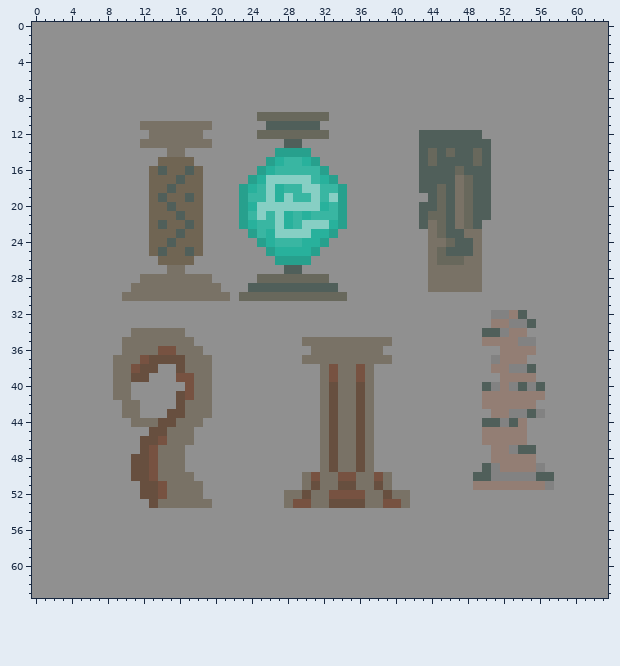
Two versions of one pixel-art file, Assets/Art/Kayk/DrawingFiles/Art001.aseprite. The first picture shows the starting point.
64x64 pixels, 1 frame.
Once edited:
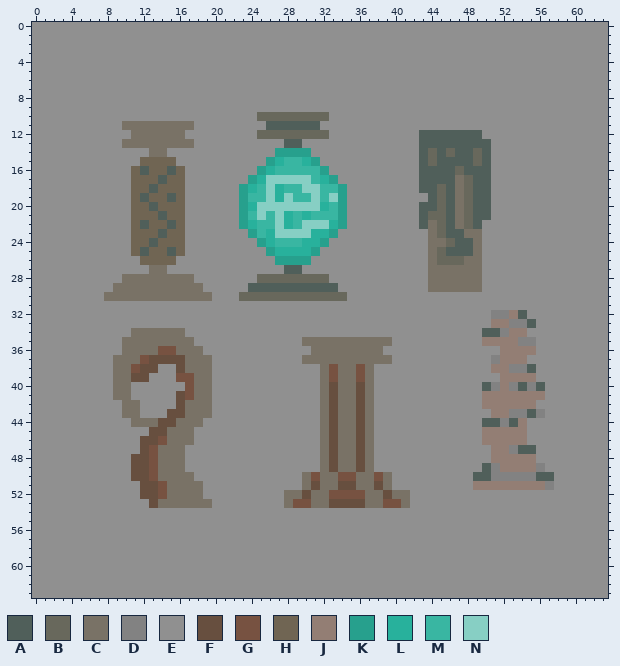
Palette (. is transparent): A #505f5a  B #68685c  C #797266  D #828282  E #909090  F #674f3f  G #775241  H #706553  J #937e74  K #27a08d  L #28b19c  M #39b6a2  N #87cfc4
Author's note on the commit: Something happened, needed to do something to stage it
The edit:
{"where": "layer \"LizardLever\""}
{"y":11,"x":10,"old":"EE","new":"CC"}
{"y":11,"x":18,"old":"CC","new":"EE"}
{"y":12,"x":11,"old":"EE","new":"CC"}
{"y":12,"x":17,"old":"CC","new":"EE"}
{"y":13,"x":10,"old":"EE","new":"CC"}
{"y":13,"x":18,"old":"CC","new":"EE"}
{"y":14,"x":13,"old":"EECC","new":"CCEE"}
{"y":15,"x":12,"old":"EE","new":"HH"}
{"y":15,"x":16,"old":"HH","new":"EE"}
{"y":16,"x":11,"old":"EE","new":"HA"}
{"y":16,"x":14,"old":"AH","new":"HA"}
{"y":16,"x":17,"old":"AH","new":"EE"}
{"y":17,"x":11,"old":"EE","new":"HH"}
{"y":17,"x":14,"old":"H","new":"A"}
{"y":17,"x":16,"old":"AHH","new":"HEE"}
{"y":18,"x":11,"old":"EEH","new":"HHA"}
{"y":18,"x":15,"old":"A","new":"H"}
{"y":18,"x":17,"old":"HH","new":"EE"}
{"y":19,"x":11,"old":"EE","new":"HA"}
{"y":19,"x":14,"old":"AH","new":"HA"}
{"y":19,"x":17,"old":"AH","new":"EE"}
{"y":20,"x":11,"old":"EEH","new":"HHA"}
{"y":20,"x":15,"old":"A","new":"H"}
{"y":20,"x":17,"old":"HH","new":"EE"}
{"y":21,"x":11,"old":"EE","new":"HH"}
{"y":21,"x":14,"old":"H","new":"A"}
{"y":21,"x":16,"old":"AHH","new":"HEE"}
{"y":22,"x":11,"old":"EE","new":"HA"}
{"y":22,"x":14,"old":"AH","new":"HA"}
{"y":22,"x":17,"old":"AH","new":"EE"}
{"y":23,"x":11,"old":"EE","new":"HH"}
{"y":23,"x":14,"old":"H","new":"A"}
{"y":23,"x":16,"old":"AHH","new":"HEE"}
{"y":24,"x":11,"old":"EEH","new":"HHA"}
{"y":24,"x":15,"old":"A","new":"H"}
{"y":24,"x":17,"old":"HH","new":"EE"}
{"y":25,"x":11,"old":"EE","new":"HA"}
{"y":25,"x":14,"old":"AH","new":"HA"}
{"y":25,"x":17,"old":"AH","new":"EE"}
{"y":26,"x":12,"old":"EE","new":"HH"}
{"y":26,"x":16,"old":"HH","new":"EE"}
{"y":27,"x":13,"old":"EECC","new":"CCEE"}
{"y":28,"x":10,"old":"EE","new":"CC"}
{"y":28,"x":18,"old":"CC","new":"EE"}
{"y":29,"x":9,"old":"EE","new":"CC"}
{"y":29,"x":19,"old":"CC","new":"EE"}
{"y":30,"x":8,"old":"EE","new":"CC"}
{"y":30,"x":20,"old":"CC","new":"EE"}
{"label":"changed","picture_box":[104,121,230,301]}
